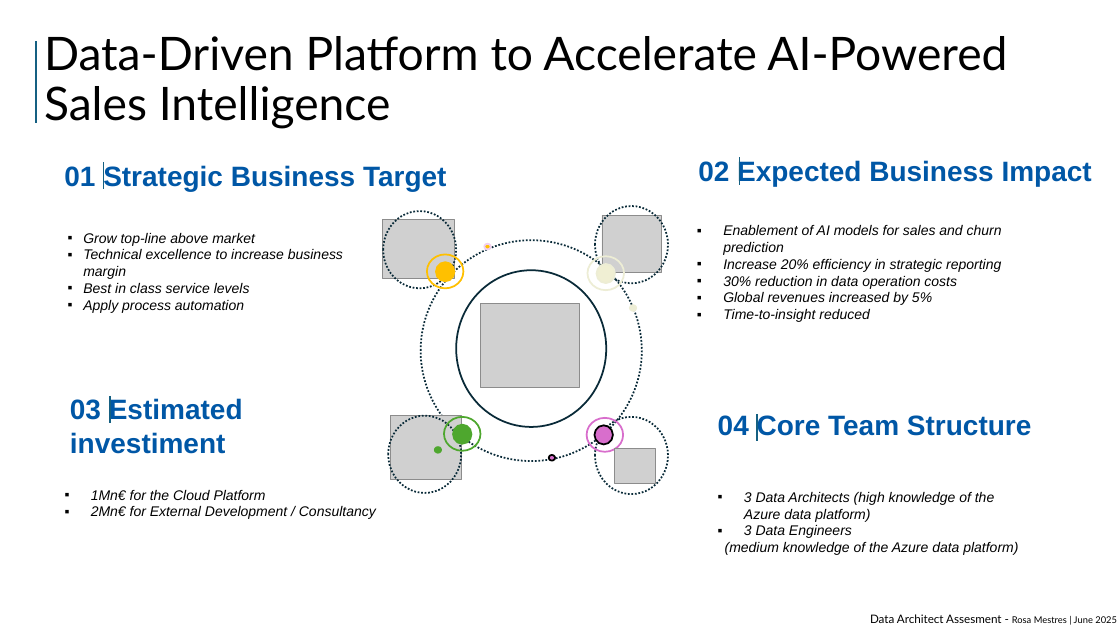
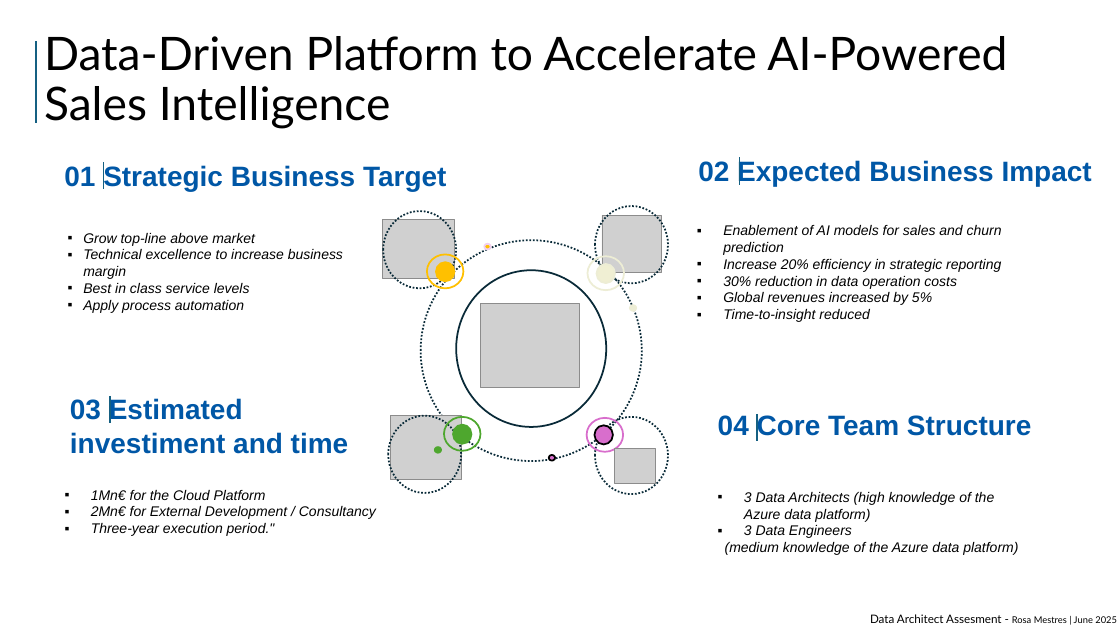
Before and after one commit to rmhuoc/etl_assesment, a slide deck: slide 4 of PyETL/ppt/data_architect_assesment_v1_copy.pptx (slide 3 before the commit). Drawn at 1120x630 pixels with LibreOffice and Linux fonts; fonts in the diff are those of the drawing; grey boxes stand for pictures. Boxes give left, top, right and bottom in pixels: in the first picture for what was removed or moved away, otherwise in the second. Text is boxed around its words. In the diff, an @@ line names an element or a change of style, - is before the commit and + after.

```diff
--- a/PyETL/ppt/data_architect_assesment_v1_copy.pptx
+++ b/PyETL/ppt/data_architect_assesment_v1_copy.pptx
@@ text at <box>70,397,349,454</box>: text changed @@
-03 Estimated investiment
+03 Estimated investiment and time
@@ text at <box>91,523,275,536</box>: paragraph added @@
+▪ Three-year execution period."
```
Also in this commit, not shown: 8 other slides changed, 1 slide added, 11 other files.
